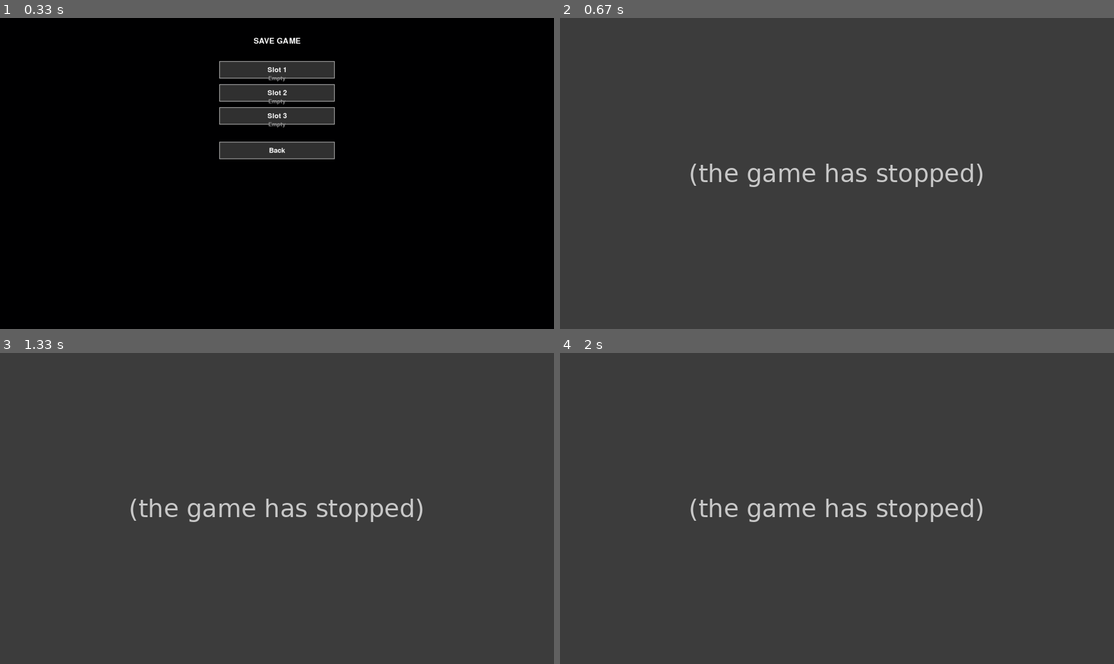
Above: before the commit, frames 1-4 (two rows, left to right).
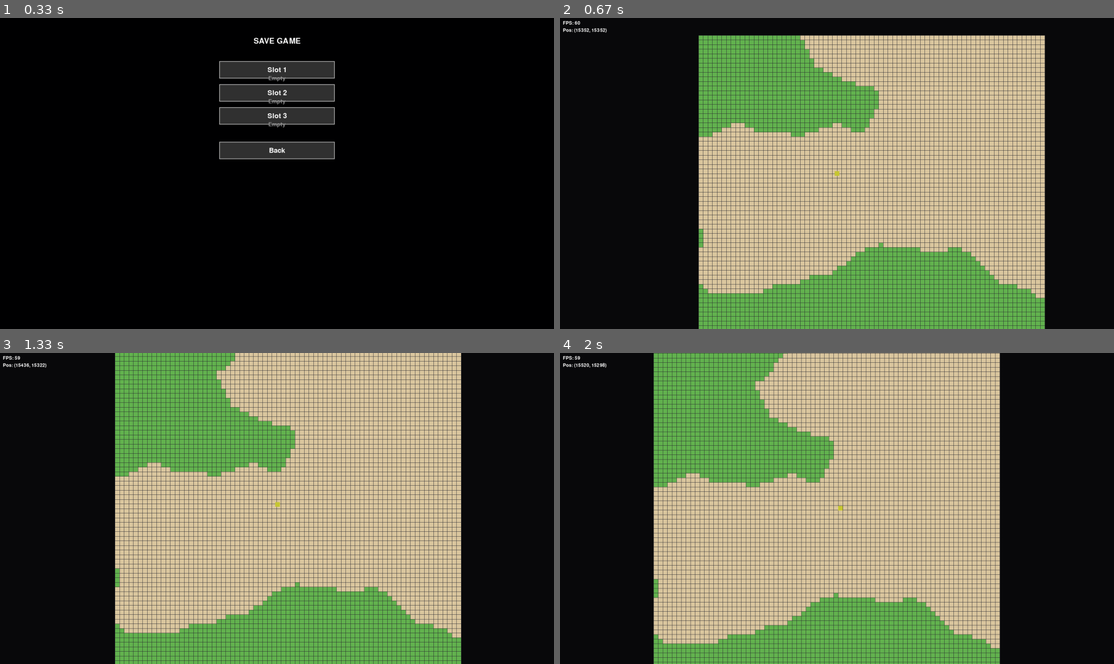
Above: after the commit, the same moments.

Repository: TheSpicePhantom/PyGame
Game: pygame game, started from main.py
Two runs of this game, one before a commit and one after it. Both use one fixed random seed, a clock stepped at 60 frames per second and the inputs below.
Inputs (mouse positions are in pixels of both pictures, inside the frame that each line leads up to):
- Up to frame 1 (0.33 s): no input
- Up to frame 2 (0.67 s): click "Slot 1" at 0.38 s
- Up to frame 3 (1.33 s): hold D 0.67-1.13 s; move the mouse to (254, 524) at 0.7 s; hold W from 1.17 s (still down)
- Up to frame 4 (2 s): release W at 1.47 s; hold D 1.5-1.97 s

Frame 1 is identical in both runs. In frame 2, 100% of the frame differs, in the area x 0-100%, y 0-100%; in frame 3, 100%; in frame 4, 100%.
Error before the commit: KeyError: 'resources' (world.py line 68); the game stopped at 0.38 s (later frames are placeholders)

Commit message:
fix: Remove resource spawning system to resolve KeyError

Diff:
--- a/world/world.py
+++ b/world/world.py
@@ -3,19 +3,18 @@
 """
 import pygame
 from core import settings
-from world.entities import ResourceNode
 from world.terrain_generator import TerrainGenerator
 from world.chunk_manager import ChunkManager
 
-
 class World:
-    """Verwaltet die Spielwelt mit dynamischen Chunks, Ressourcen und prozeduralem Terrain"""
+    """Verwaltet die Spielwelt mit dynamischen Chunks und prozeduralem Terrain"""
 
     def __init__(self, all_sprites, resource_sprites, save_slot=1, seed=None):
         self.all_sprites = all_sprites
         self.all_sprites = all_sprites
         self.resource_sprites = resource_sprites
         self.save_slot = save_slot
+
         # Initialize terrain generator
         self.terrain_gen = TerrainGenerator(seed=seed)
         print(f"[World] Terrain generator initialized with seed: {self.terrain_gen.seed}")
@@ -42,48 +41,10 @@
             print(f"[World] Created new world with random seed: {new_seed}")
 
         print(f"[World] ChunkManager initialized for save slot {save_slot}")
-        # Track spawned resource nodes
-        self.spawned_resources = set()
 
     def update(self, player_pos):
         """Update world based on player position (load/unload chunks)"""
         self.chunk_manager.update(player_pos)
-
-        # Spawn resources for newly loaded chunks
-        self.spawn_resources_for_loaded_chunks()
-
-    def spawn_resources_for_loaded_chunks(self):
-        """Spawn resource nodes for all loaded chunks that haven't been processed yet"""
-        for chunk_key, chunk in self.chunk_manager.loaded_chunks.items():
-            if chunk_key not in self.spawned_resources:
-                self._spawn_resources_for_chunk(chunk)
-                self.spawned_resources.add(chunk_key)
-
-    def _spawn_resources_for_chunk(self, chunk):
-        """Spawn resource nodes for a single chunk"""
-        resource_count = 0
-        for y, row in enumerate(chunk.tiles):
-            for x, tile in enumerate(row):
-                # Check if this tile has resources
-                if tile["resources"] and tile["traversable"]:
-                    # Spawn first resource type for now
-                    resource_type = tile["resources"][0]
-
-                    # Calculate world position
-                    world_x = (chunk.chunk_x * settings.CHUNK_SIZE + x) * settings.TILE_SIZE
-                    world_y = (chunk.chunk_y * settings.CHUNK_SIZE + y) * settings.TILE_SIZE
-
-                    ResourceNode(
-                        (world_x, world_y),
-                        resource_type,
-                        9999,
-                        self.all_sprites,
-                        self.resource_sprites
-                    )
-                    resource_count += 1
-
-        if resource_count > 0:
-            print(f"[World] Spawned {resource_count} resources for chunk {chunk.chunk_x}, {chunk.chunk_y}")
 
     def draw_grid(self, surface, camera):
         """Draw grid and terrain colors for loaded chunks"""
@@ -94,14 +55,15 @@
                     # Calculate world position
                     world_x = (chunk.chunk_x * settings.CHUNK_SIZE + x) * settings.TILE_SIZE
                     world_y = (chunk.chunk_y * settings.CHUNK_SIZE + y) * settings.TILE_SIZE
+
                     screen_pos = camera.world_to_screen(world_x, world_y)
-
                     rect = pygame.Rect(
                         screen_pos[0],
                         screen_pos[1],
                         settings.TILE_SIZE,
                         settings.TILE_SIZE
                     )
+
                     pygame.draw.rect(surface, tile["color"], rect)
 
         # Draw grid lines for all loaded chunks
@@ -122,7 +84,6 @@
 
             start_screen = camera.world_to_screen(*start_world)
             end_screen = camera.world_to_screen(*end_world)
-
             pygame.draw.line(surface, settings.COLOR_GRID, start_screen, end_screen, 1)
 
         # Horizontal lines
@@ -133,5 +94,4 @@
 
             start_screen = camera.world_to_screen(*start_world)
             end_screen = camera.world_to_screen(*end_world)
-
             pygame.draw.line(surface, settings.COLOR_GRID, start_screen, end_screen, 1)
